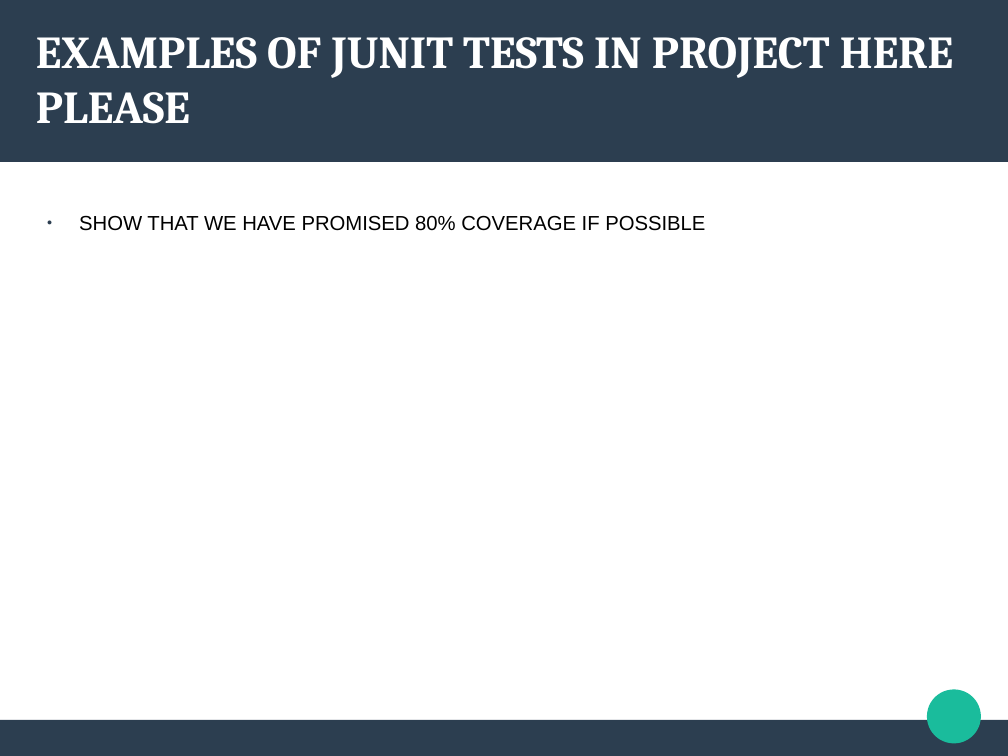
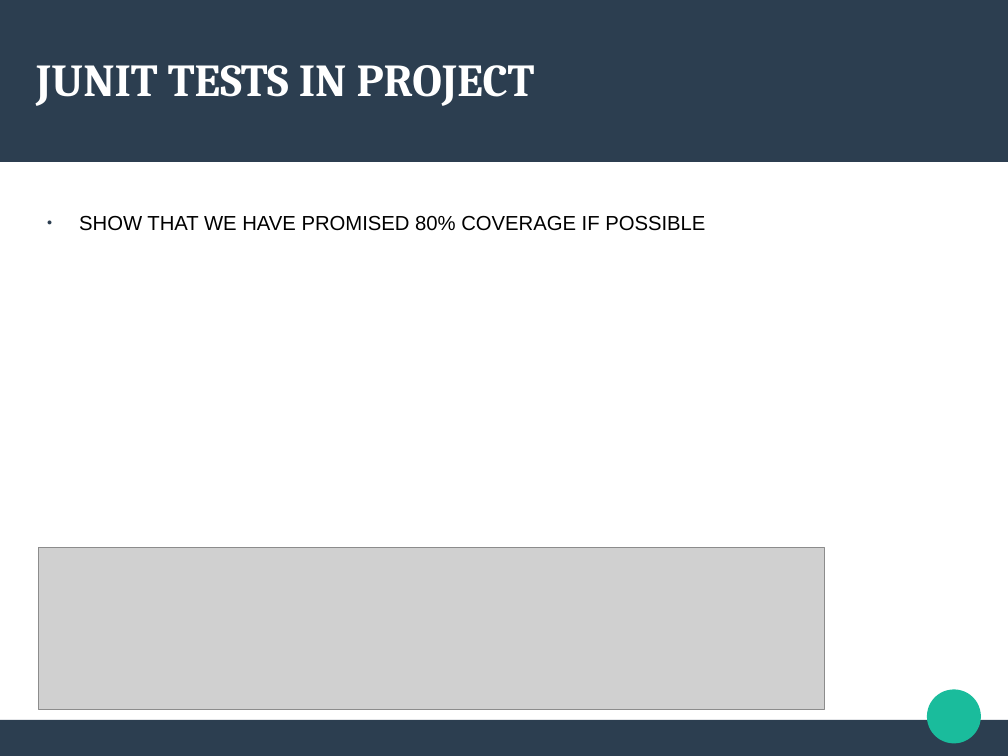
Before and after one commit to Romero09/knowledgeCheckv2, a slide deck: slide 17 of Team4_kcv2.odp. Drawn at 1008x756 pixels with LibreOffice and Linux fonts; fonts in the diff are those of the drawing; grey boxes stand for pictures. Boxes give left, top, right and bottom in pixels: in the first picture for what was removed or moved away, otherwise in the second. Text is boxed around its words. In the diff, an @@ line names an element or a change of style, - is before the commit and + after.

Commit message:
Update to presentation

```diff
--- a/Team4_kcv2.odp
+++ b/Team4_kcv2.odp
@@ title at (36,65,535,106): text changed @@
-EXAMPLES OF JUNIT TESTS IN PROJECT HERE PLEASE
+JUNIT TESTS IN PROJECT
@@ picture added at (38,547,824,710) @@
```
Also in this commit, not shown: 4 other slides changed.
